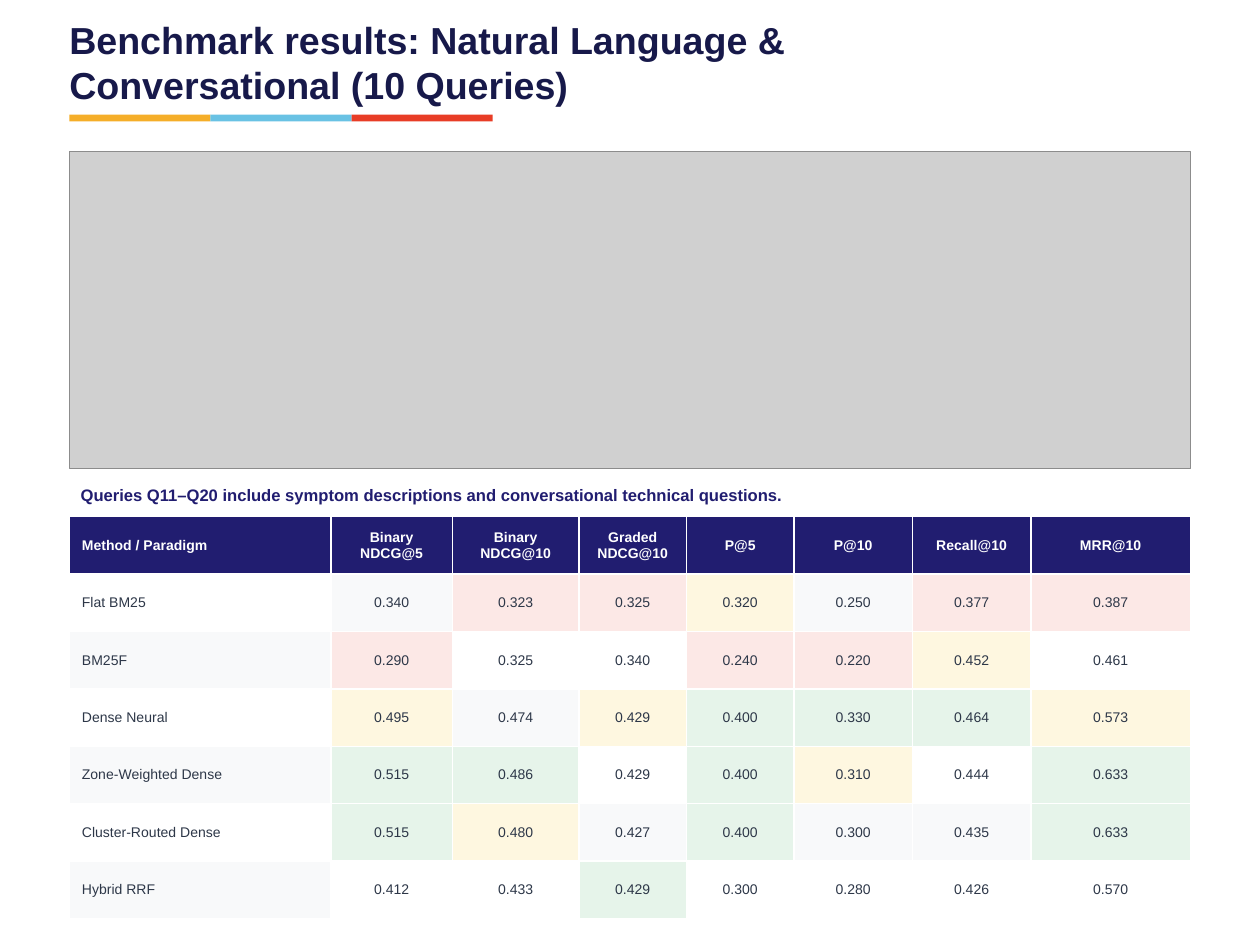
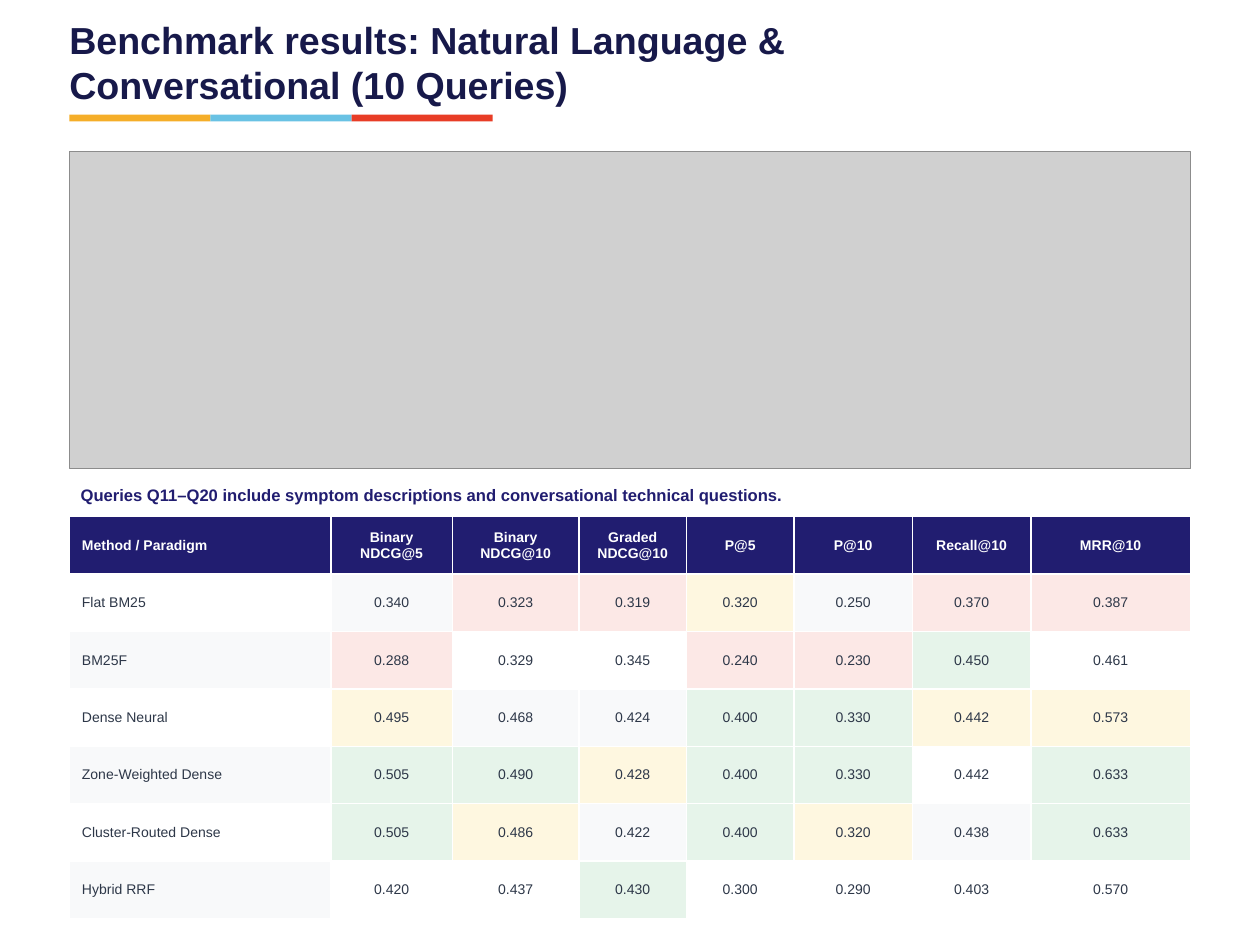
Before and after one commit to vishrutbhushan/ir-benchmark, a slide deck: slide 16 of presentation/Group7_BM25 vs Neural Retrieval on Technical Documents.pptx. Drawn at 1260x945 pixels with LibreOffice and Linux fonts; fonts in the diff are those of the drawing; grey boxes stand for pictures. Boxes give left, top, right and bottom in pixels: in the first picture for what was removed or moved away, otherwise in the second. Text is boxed around its words. In the diff, an @@ line names an element or a change of style, - is before the commit and + after.

Commit message:
Refresh presentation with verified strict benchmark results
Update metrics, mean backend latency, active judgment counts, cluster statistics and measured artifact sizes. Preserve the existing slide layout and architecture artwork while correcting stale labels. Synchronize the presentation judgment CSV with the 488-pair active pool.

```diff
--- a/presentation/Group7_BM25 vs Neural Retrieval on Technical Documents.pptx
+++ b/presentation/Group7_BM25 vs Neural Retrieval on Technical Documents.pptx
@@ table at [69,517,1191,919] @@
-row 2, column 4: 0.325
+row 2, column 4: 0.319
-row 2, column 7: 0.377
+row 2, column 7: 0.370
-row 3: BM25F | 0.290 | 0.325 | 0.340 | 0.240 | 0.220 | 0.452 | 0.461
+row 3: BM25F | 0.288 | 0.329 | 0.345 | 0.240 | 0.230 | 0.450 | 0.461
-row 4: Dense Neural | 0.495 | 0.474 | 0.429 | 0.400 | 0.330 | 0.464 | 0.573
+row 4: Dense Neural | 0.495 | 0.468 | 0.424 | 0.400 | 0.330 | 0.442 | 0.573
-row 5: Zone-Weighted Dense | 0.515 | 0.486 | 0.429 | 0.400 | 0.310 | 0.444 | 0.633
+row 5: Zone-Weighted Dense | 0.505 | 0.490 | 0.428 | 0.400 | 0.330 | 0.442 | 0.633
-row 6: Cluster-Routed Dense | 0.515 | 0.480 | 0.427 | 0.400 | 0.300 | 0.435 | 0.633
+row 6: Cluster-Routed Dense | 0.505 | 0.486 | 0.422 | 0.400 | 0.320 | 0.438 | 0.633
-row 7: Hybrid RRF | 0.412 | 0.433 | 0.429 | 0.300 | 0.280 | 0.426 | 0.570
+row 7: Hybrid RRF | 0.420 | 0.437 | 0.430 | 0.300 | 0.290 | 0.403 | 0.570
@@ fill #FEF7E0 to #E6F4EA in 2 cells @@
@@ fill #FEF7E0 to #F8F9FA in row 4, column 4 @@
@@ fill #E6F4EA to #FEF7E0 in row 4, column 7 @@
@@ fill #FFFFFF to #FEF7E0 in row 5, column 4 @@
@@ fill #F8F9FA to #FEF7E0 in row 6, column 6 @@
```
Also in this commit, not shown: 14 other slides changed, 1 other file.
